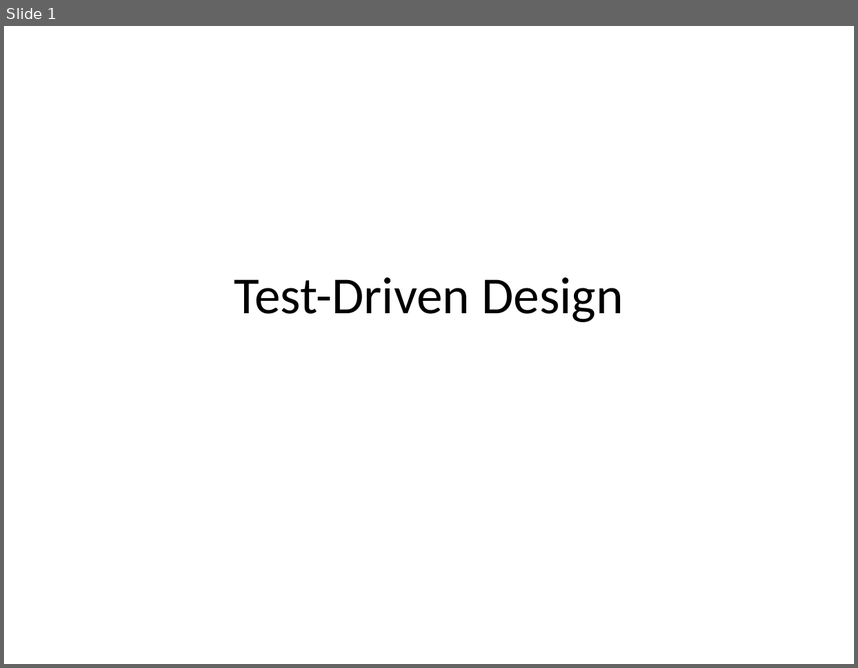
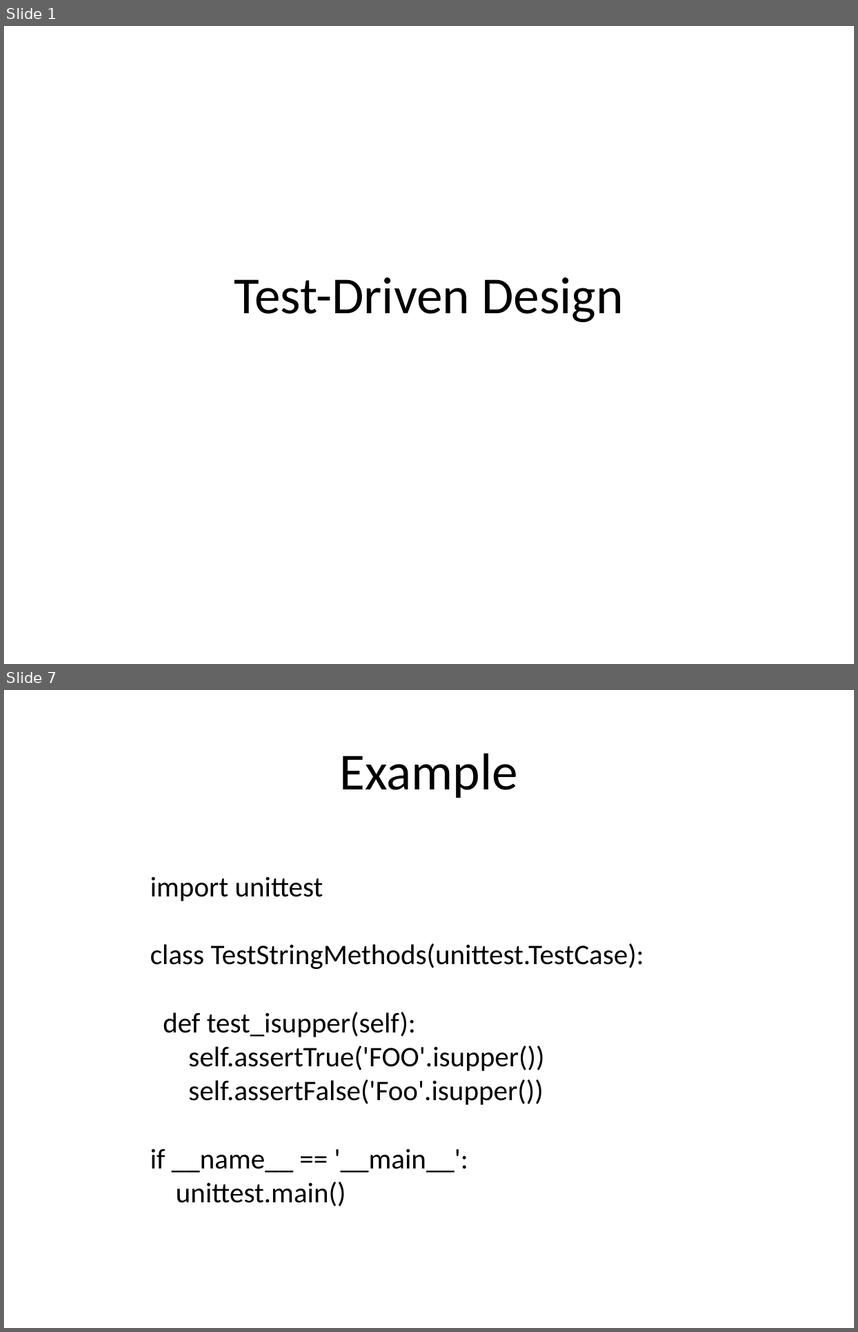
Before and after one commit to zengm71/Course-Overview, a slide deck: week_9/9.1 Test-Driven Design.pptx. Shown one above the other, each under a label of ours: slide 1 before the commit, slides 1 and 7 after it; the slides between them are not shown. The pictures are 858x668 and 858x1332 pixels, drawn with LibreOffice and Linux fonts; fonts in the diff are those of the drawing. Boxes give left, top, right and bottom in pixels: in the first picture for what was removed or moved away, otherwise in the second. Text is boxed around its words. In the diff, an @@ line names an element or a change of style, - is before the commit and + after.

```diff
--- a/week_9/9.1 Test-Driven Design.pptx
+++ b/week_9/9.1 Test-Driven Design.pptx
@@ slide 7 added at (4,690,854,1328), background #FFFFFF @@
@@ title added at (340,753,518,798), 44 pt, text #000000 @@
+Example
@@ text added at (150,876,644,1206), 24 pt, text #000000 @@
+import unittest
+class TestStringMethods(unittest.TestCase):
+def test_isupper(self):
+self.assertTrue('FOO'.isupper())
+self.assertFalse('Foo'.isupper())
+if __name__ == '__main__':
+unittest.main()
```
Also in this commit, not shown: 8 other slides added.
